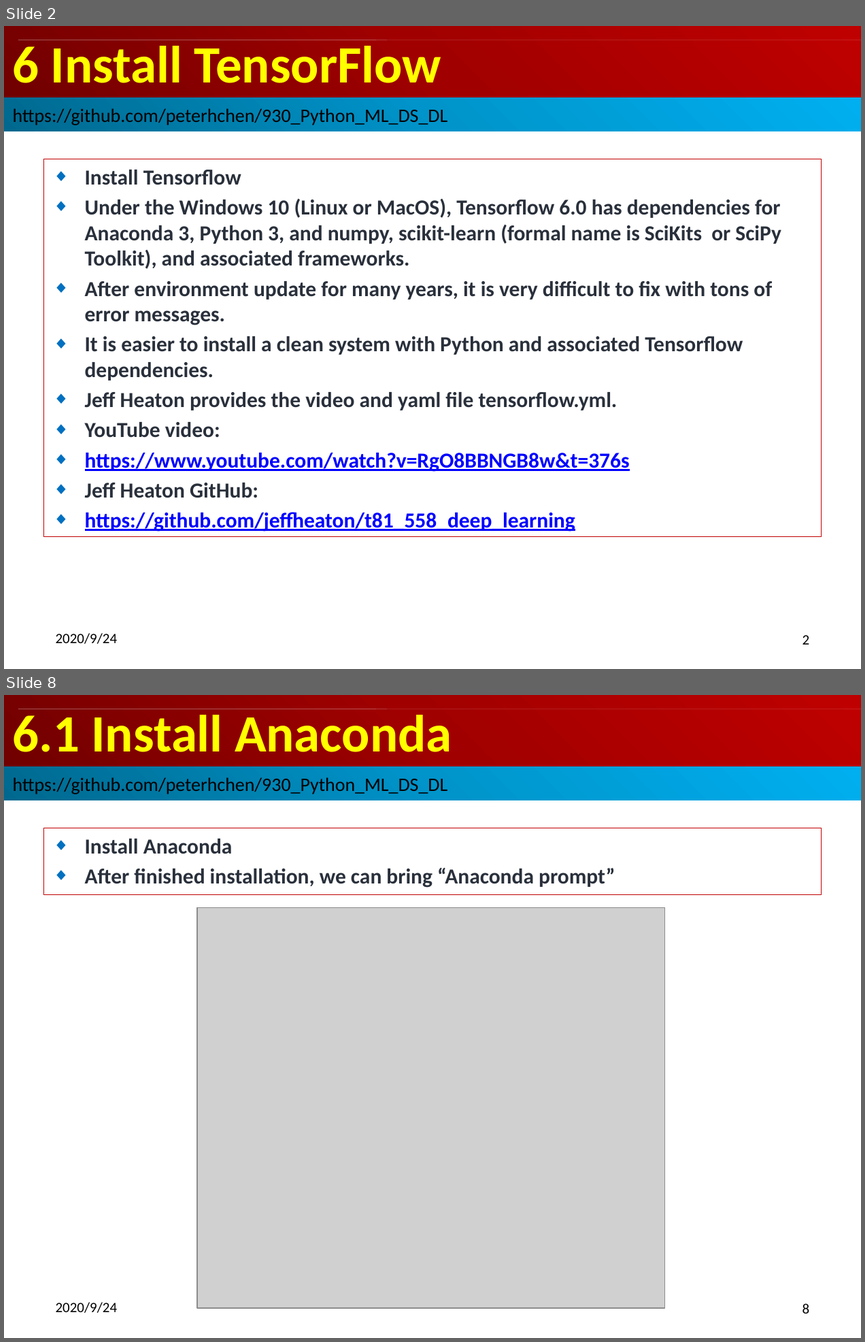
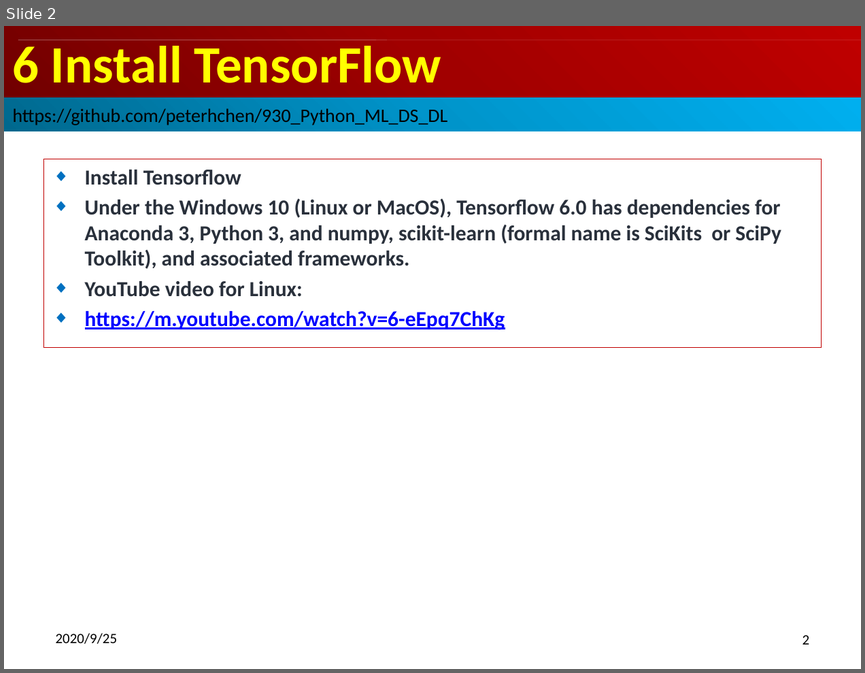
Before and after one commit to peterhchen/900_Python_ML_DS_DL, a slide deck: 006_SetupRunTensorflowLinux.pptx. Shown one above the other, each under a label of ours: slides 2 and 8 before the commit, slide 2 after it; the slides between them are not shown. The pictures are 865x1342 and 865x673 pixels, drawn with LibreOffice and Linux fonts; fonts in the diff are those of the drawing; grey boxes stand for pictures. Boxes give left, top, right and bottom in pixels: in the first picture for what was removed or moved away, otherwise in the second. Text is boxed around its words. In the diff, an @@ line names an element or a change of style, - is before the commit and + after.

```diff
--- a/006_SetupRunTensorflowLinux.pptx
+++ b/006_SetupRunTensorflowLinux.pptx
@@ slide 8 removed at [4,695,861,1338], background #FFFFFF @@
@@ title removed at [4,695,861,767] @@
-6.1 Install Anaconda
@@ rectangle removed at [18,709,387,709] @@
@@ rectangle removed at [18,709,861,709] @@
@@ rectangle removed at [18,709,377,709] @@
@@ rectangle removed at [4,767,861,800] @@
-https://github.com/peterhchen/930_Python_ML_DS_DL
@@ subtitle removed at [44,828,821,895] @@
-◆ Install Anaconda
-◆ After finished installation, we can bring “Anaconda prompt”
@@ picture removed at [197,907,664,1308] @@
@@ text removed at [56,1302,118,1312] @@
-2020/9/24
@@ page number removed at [802,1303,810,1313] @@
-8
@@ slide 2 changed as well @@
@@ subtitle "Install Tensorflow": place and size @@
-subtitle "Install Tensorflow" at [44,159,821,536]
+subtitle "Install Tensorflow" at [44,159,821,347]
@@ subtitle at [85,281,505,330]: text changed; text colour #29303B to #0000FF @@
-◆ After environment update for many years, it is very difficult to fix with tons of error messages.
-◆ It is easier to install a clean system with Python and associated Tensorflow dependencies.
-◆ Jeff Heaton provides the video and yaml file tensorflow.yml.
-◆ YouTube video:
-◆ https://www.youtube.com/watch?v=RgO8BBNGB8w&t=376s
-◆ Jeff Heaton GitHub:
-◆ https://github.com/jeffheaton/t81_558_deep_learning
+◆ YouTube video for Linux:
+◆ https://m.youtube.com/watch?v=6-eEpq7ChKg
@@ text at [56,633,118,643]: text changed @@
-2020/9/24
+2020/9/25
```
Also in this commit, not shown: 2 other slides changed, 23 other slides removed, 1 other file.
